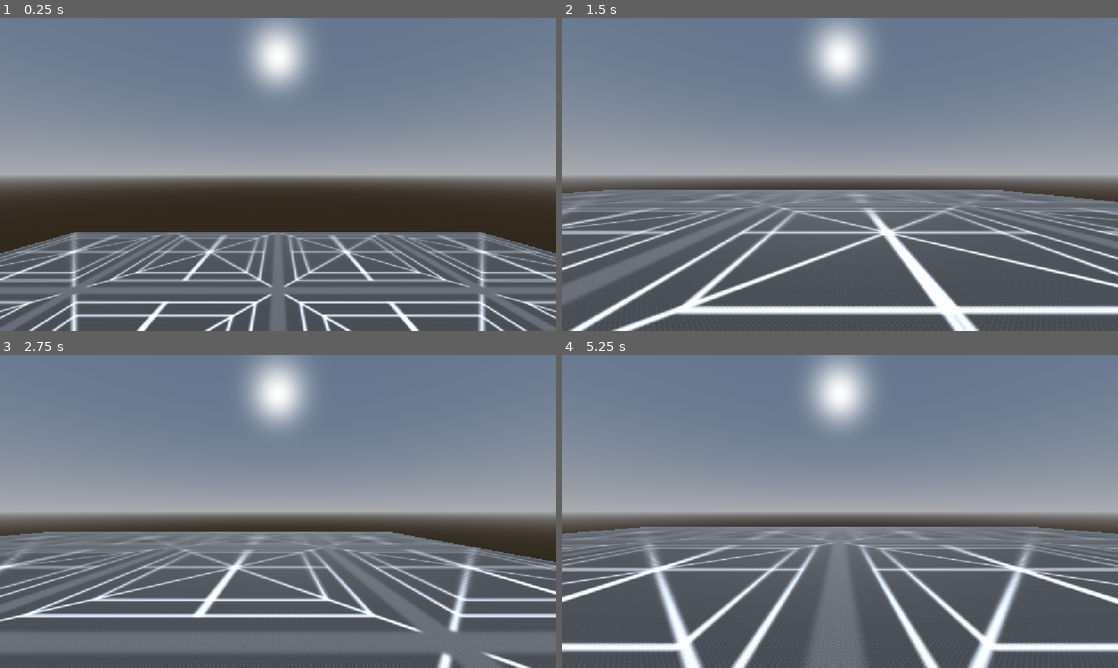
Above: before the commit, frames 1-4 (two rows, left to right).
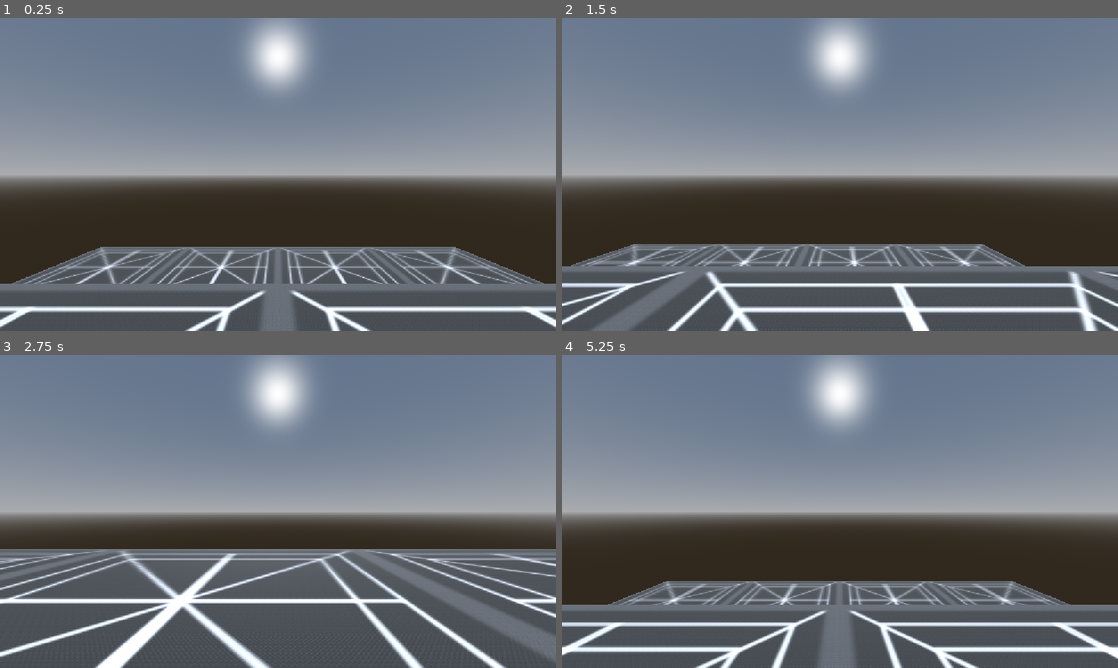
Above: after the commit, the same moments.

Repository: AZiyarati/Gratest
Game: Godot game, scene res://scenes/test/movement_test_room.tscn
Two runs of this game, one before a commit and one after it. Both use one fixed random seed, a clock stepped at 60 frames per second and the inputs below.
Inputs (mouse positions are in pixels of both pictures, inside the frame that each line leads up to):
- Up to frame 1 (0.25 s): no input
- Up to frame 2 (1.5 s): tap Enter (ui_accept) at 0.5, 0.6 s; move the mouse to (962, 158) at 0.52 s; hold D (move_right) 0.53-1.28 s; tap Space (jump) at 0.77, 0.8, 1.07, 1.35 s; move the mouse to (728, 190) at 1.27 s; hold S (move_backward) from 1.28 s (still down)
- Up to frame 3 (2.75 s): tap Space (jump) at 1.52, 1.82, 2.3 s; tap Enter (ui_accept) at 1.55, 2.1 s; move the mouse to (333, 442) at 2.02 s; release S (move_backward) at 2.03 s; hold D (move_right) from 2.03 s (still down)
- Up to frame 4 (5.25 s): move the mouse to (812, 574) at 2.77 s; release D (move_right) at 2.78 s; hold W (move_forward) 2.78-3.53 s; tap Enter (ui_accept) at 2.85, 4.35, 5.1 s; tap Space (jump) at 3.02, 3.32, 3.6, 3.77, 4.07, 4.52, 4.82 s; move the mouse to (1006, 558) at 3.52 s; hold A (move_left) 3.53-5.03 s; move the mouse to (673, 464) at 4.27 s; move the mouse to (867, 511) at 5.02 s; hold S (move_backward) from 5.03 s (still down)

The runs differ from the first frame. In frame 1, 18% of the frame differs, in the area x 0-100%, y 68-100%; in frame 2, 31%, in the area x 0-100%, y 54-100%; in frame 3, 23%; in frame 4, 30%.

Commit message:
coyote, buffer, var jump cut, air mouse steer

Diff:
--- a/scenes/test/movement_test_room.tscn
+++ b/scenes/test/movement_test_room.tscn
@@ -44,5 +44,14 @@
 [node name="CollisionShape3D" type="CollisionShape3D" parent="Ground" unique_id=461546097]
 shape = SubResource("BoxShape3D_am7ho")
 
+[node name="Ground2" type="StaticBody3D" parent="." unique_id=654491740]
+transform = Transform3D(1, 0, 0, 0, 1, 0, 0, 0, 1, 0, 5.5, 18)
+
+[node name="MeshInstance3D" type="MeshInstance3D" parent="Ground2" unique_id=833923328]
+mesh = SubResource("BoxMesh_am7ho")
+
+[node name="CollisionShape3D" type="CollisionShape3D" parent="Ground2" unique_id=2102027871]
+shape = SubResource("BoxShape3D_am7ho")
+
 [node name="Player" parent="." unique_id=1648452075 instance=ExtResource("2_7g7cu")]
-transform = Transform3D(1, 0, 0, 0, 0.99999994, 0, 0, 0, 0.99999994, 0, 5, 0)
+transform = Transform3D(1, 0, 0, 0, 0.9999999, 0, 0, 0, 0.9999999, 0, 7.5, 3)
--- a/scripts/core/input_router.gd
+++ b/scripts/core/input_router.gd
@@ -5,6 +5,13 @@
 var _player: CharacterBody3D
 var _move_intent: Vector2 = Vector2.ZERO
 var _jump_just_pressed: bool = false
+var _jump_just_released: bool = false
+var _mouse_delta_x: float = 0.0
+
+# Accumulator for horizontal mouse motion between physics ticks.
+# Multiple InputEventMouseMotion events can fire between ticks; their x deltas are summed here.
+var _accumulated_mouse_delta_x: float = 0.0
+
 var _warned_missing_move: bool = false
 var _warned_missing_jump: bool = false
 
@@ -16,11 +23,19 @@
 	_player = player
 
 
+func _input(event: InputEvent) -> void:
+	# Accumulate raw mouse x-motion; consumed by tick() and reset to zero.
+	# Fires for all mouse motion over the window; menu/pause gating is not yet implemented.
+	if event is InputEventMouseMotion:
+		_accumulated_mouse_delta_x += event.relative.x
+
+
 func tick(_delta: float) -> void:
 	if _player == null:
 		return
 	_update_move_intent()
-	_update_jump_pressed()
+	_update_jump_input()
+	_update_mouse_delta()
 
 
 func get_move_intent() -> Vector2:
@@ -29,6 +44,15 @@
 
 func get_jump_just_pressed() -> bool:
 	return _jump_just_pressed
+
+
+func get_jump_just_released() -> bool:
+	return _jump_just_released
+
+
+## Horizontal mouse delta accumulated since the previous physics tick, in pixels.
+func get_mouse_delta_x() -> float:
+	return _mouse_delta_x
 
 
 func _update_move_intent() -> void:
@@ -41,14 +65,21 @@
 		_move_intent = Input.get_vector("ui_left", "ui_right", "ui_up", "ui_down")
 
 
-func _update_jump_pressed() -> void:
+func _update_jump_input() -> void:
 	if InputMap.has_action("jump"):
 		_jump_just_pressed = Input.is_action_just_pressed("jump")
+		_jump_just_released = Input.is_action_just_released("jump")
 	else:
 		if not _warned_missing_jump:
 			push_warning("InputRouter: 'jump' action missing from InputMap; falling back to ui_accept (Space/Enter). Add the named action for production use.")
 			_warned_missing_jump = true
 		_jump_just_pressed = Input.is_action_just_pressed("ui_accept")
+		_jump_just_released = Input.is_action_just_released("ui_accept")
+
+
+func _update_mouse_delta() -> void:
+	_mouse_delta_x = _accumulated_mouse_delta_x
+	_accumulated_mouse_delta_x = 0.0
 
 
 func _has_all_move_actions() -> bool:
--- a/scripts/core/player.gd
+++ b/scripts/core/player.gd
@@ -33,6 +33,7 @@
 	state_machine.tick(delta)
 	basic_locomotion.tick(delta)
 	movement_authority.tick(delta)
+
 
 
 func _validate_structure() -> void:
--- a/scripts/modules/locomotion/basic_locomotion.gd
+++ b/scripts/modules/locomotion/basic_locomotion.gd
@@ -1,4 +1,4 @@
-## Required baseline: converts input intent into a velocity request with gravity and a ground jump.
+## Required baseline: converts input intent into a velocity request with gravity, ground jump, variable jump cut, and air steer.
 extends Node
 class_name BasicLocomotion
 
@@ -18,6 +18,31 @@
 
 ## Upward velocity applied on a ground jump, in meters per second.
 @export var jump_velocity: float = 6.0
+
+## Grace window (seconds) after walking off a ledge during which a jump still works.
+## 0.0 disables coyote time (jump only from actual ground contact).
+@export var coyote_time: float = 0.1
+
+## Window (seconds) during which a jump press is remembered and fires on landing.
+## 0.0 disables buffering (jump must be pressed on the exact landing frame).
+@export var jump_buffer_time: float = 0.15
+
+## Multiplier applied to upward velocity when jump is released mid-rise.
+## 1.0 disables variable jump height (jump peak is independent of hold duration).
+## 0.45 gives a tap-jump peak of roughly 20% of a full-held jump (Mario-style).
+@export var jump_cut_scale: float = 0.45
+
+## Air steer: degrees of horizontal velocity rotation per mouse pixel, while airborne and moving.
+## 0.0 disables air steer. Recommended 0.2–0.5. Has no effect while grounded or while nearly stationary.
+@export var air_steer_strength: float = 0.3
+
+## Minimum horizontal speed (m/s) required for air steer to apply.
+## Below this threshold, mouse motion does not rotate velocity (no momentum to redirect).
+@export var air_steer_min_speed: float = 0.5
+
+## Safety cap: maximum degrees of air-steer rotation per physics tick.
+## Prevents very large mouse deltas (macros, extreme sensitivity) from causing an instant spin.
+@export var air_steer_max_degrees_per_tick: float = 10.0
 
 var _player: CharacterBody3D
 var _input_router: InputRouter
@@ -32,6 +57,12 @@
 
 ## Whether the player was on the floor in the previous tick; used to detect the landing edge.
 var _was_on_floor: bool = true
+
+## Remaining coyote grace time; set to coyote_time while on floor, counts down while airborne.
+var _coyote_timer: float = 0.0
+
+## Remaining jump buffer time; set to jump_buffer_time when jump is pressed, counts down.
+var _jump_buffer_timer: float = 0.0
 
 
 func setup(player: CharacterBody3D) -> void:
@@ -68,15 +99,24 @@
 func tick(delta: float) -> void:
 	if not _active or _player == null or _input_router == null or _movement_authority == null:
 		return
+	_update_jump_timers(delta)
+
 	var intent := _input_router.get_move_intent()
 	var current := _movement_authority.get_current_velocity()
 
 	var desired_xz := _compute_desired_horizontal(intent, delta, current)
 	var desired_y := _compute_desired_vertical(current.y, delta)
 
-	# Ground jump: consume this-tick jump press while grounded.
-	if _player.is_on_floor() and _input_router.get_jump_just_pressed():
+	# Jump: fires when the buffered intent meets ground contact or coyote grace.
+	if _can_jump() and _wants_to_jump():
 		desired_y = jump_velocity
+		_coyote_timer = 0.0
+		_jump_buffer_timer = 0.0
+
+	# Variable jump cut: release jump mid-rise to shorten the jump arc.
+	# Only applies while rising (desired_y > 0); falling frames are untouched.
+	if _input_router.get_jump_just_released() and desired_y > 0.0:
+		desired_y *= jump_cut_scale
 
 	# Track fall speed / detect landing using the velocity we are about to apply.
 	_update_fall_tracking(desired_y)
@@ -85,6 +125,29 @@
 		"basic_locomotion",
 		Vector3(desired_xz.x, desired_y, desired_xz.z)
 	)
+
+
+func _update_jump_timers(delta: float) -> void:
+	if _player.is_on_floor():
+		_coyote_timer = coyote_time
+	else:
+		_coyote_timer = maxf(_coyote_timer - delta, 0.0)
+
+	if _input_router.get_jump_just_pressed():
+		_jump_buffer_timer = jump_buffer_time
+	else:
+		_jump_buffer_timer = maxf(_jump_buffer_timer - delta, 0.0)
+
+
+## True if a jump is allowed right now: on the floor, or within coyote grace.
+func _can_jump() -> bool:
+	return _player.is_on_floor() or _coyote_timer > 0.0
+
+
+## True if the player has requested a jump recently enough to matter.
+## The "or just_pressed" branch handles the case where jump_buffer_time is 0.
+func _wants_to_jump() -> bool:
+	return _jump_buffer_timer > 0.0 or _input_router.get_jump_just_pressed()
 
 
 func _compute_desired_horizontal(intent: Vector2, delta: float, current: Vector3) -> Vector3:
@@ -93,7 +156,25 @@
 	var target_world := Vector3(intent.x, 0.0, intent.y) * walk_speed
 	var current_horizontal := Vector3(current.x, 0.0, current.z)
 	var t := clampf(acceleration * delta, 0.0, 1.0)
-	return current_horizontal.lerp(target_world, t)
+	var result := current_horizontal.lerp(target_world, t)
+
+	# Air steer: rotate horizontal velocity based on mouse yaw while airborne and moving.
+	# Rotation preserves momentum (no free energy) — the impulse comes from existing speed.
+	# Requires horizontal momentum to matter, so idle jumps in place cannot be steered.
+	if air_steer_strength > 0.0 \
+		and not _player.is_on_floor() \
+		and result.length() > air_steer_min_speed:
+		var mouse_dx := _input_router.get_mouse_delta_x()
+		if mouse_dx != 0.0:
+			var degrees := clampf(
+				mouse_dx * air_steer_strength,
+				-air_steer_max_degrees_per_tick,
+				air_steer_max_degrees_per_tick
+			)
+			# Negative rotation: mouse-right (positive dx) turns velocity clockwise (right) when viewed from above.
+			result = result.rotated(Vector3.UP, -deg_to_rad(degrees))
+
+	return result
 
 
 func _compute_desired_vertical(current_y: float, delta: float) -> float:
